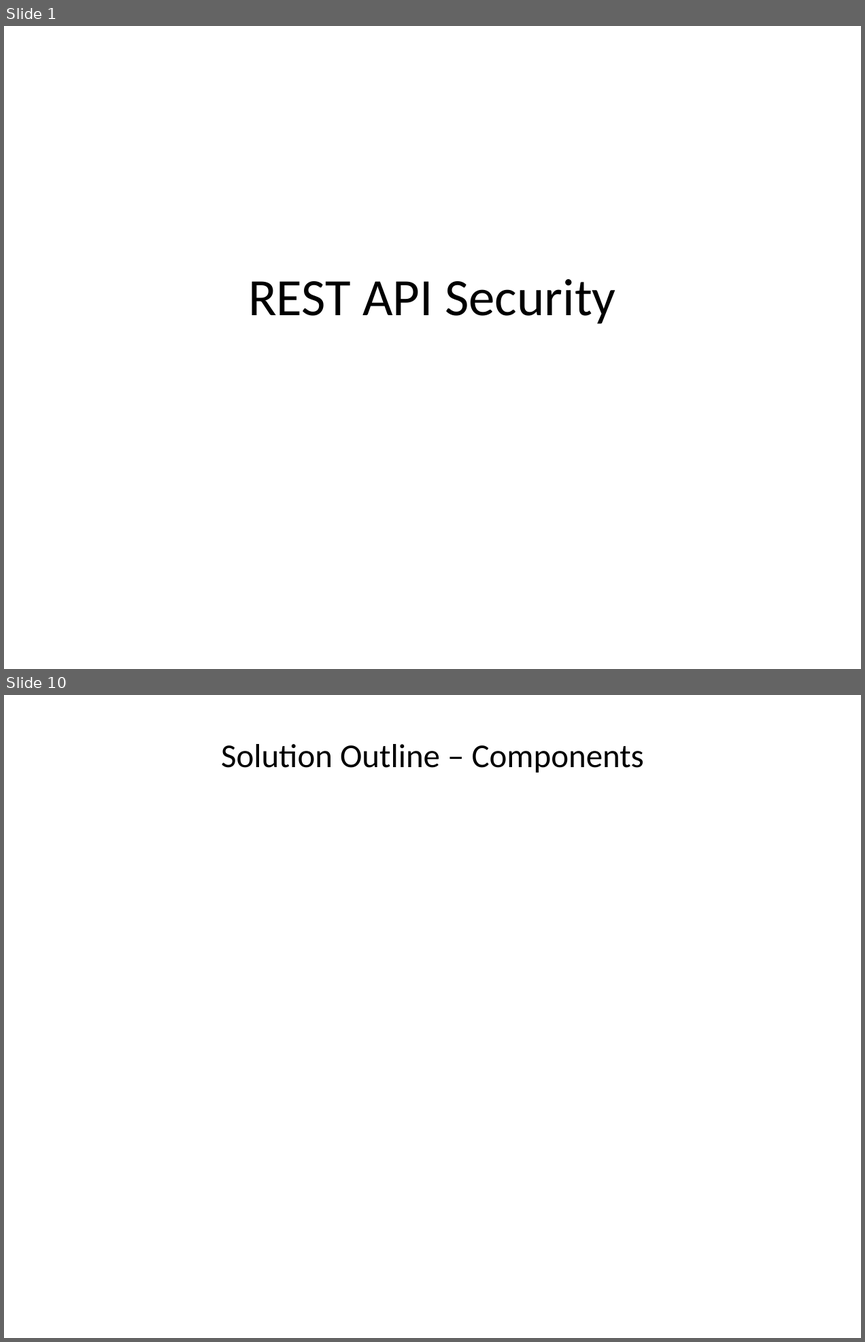
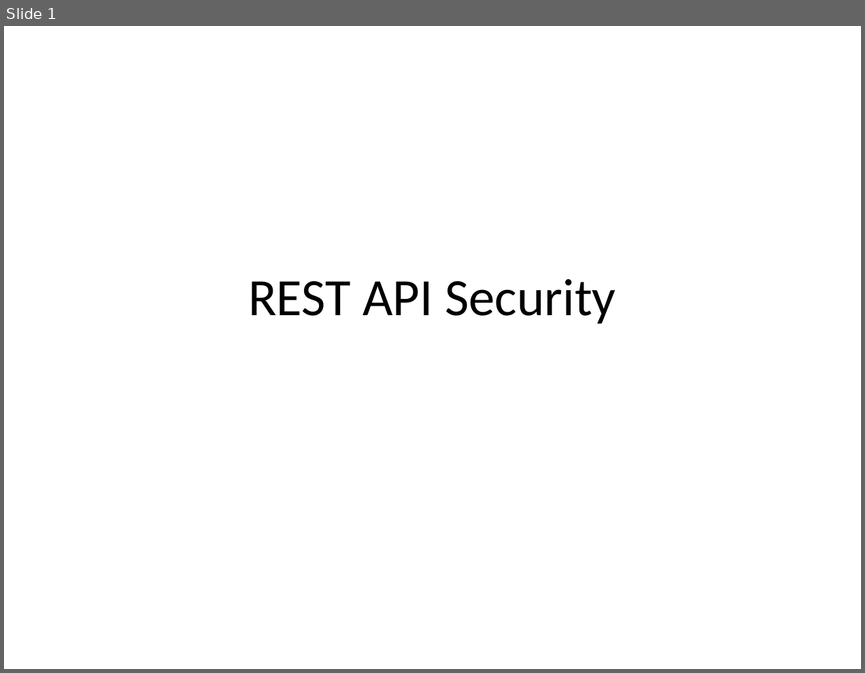
Before and after one commit to mishastankovic/misc, a slide deck: REST API Security.pptx. Shown one above the other, each under a label of ours: slides 1 and 10 before the commit, slide 1 after it; the slides between them are not shown. The pictures are 865x1342 and 865x673 pixels, drawn with LibreOffice and Linux fonts; fonts in the diff are those of the drawing. Boxes give left, top, right and bottom in pixels: in the first picture for what was removed or moved away, otherwise in the second. Text is boxed around its words. In the diff, an @@ line names an element or a change of style, - is before the commit and + after.

```diff
--- a/REST API Security.pptx
+++ b/REST API Security.pptx
@@ slide 10 removed at box(4, 695, 861, 1338), background #FFFFFF @@
@@ title removed at box(221, 744, 644, 773) @@
-Solution Outline – Components
```
Also in this commit, not shown: 7 slides changed, 2 slides added, 3 other slides removed.
